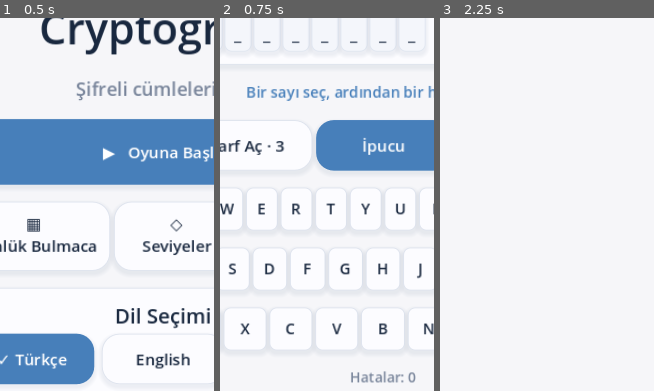
Above: before the commit, frames 1-3 (left to right).
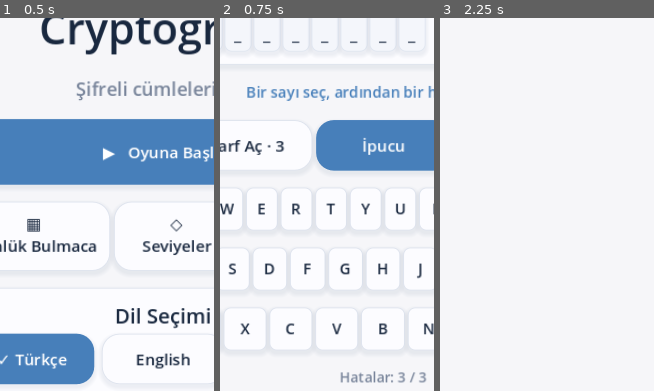
Above: after the commit, the same moments.

Repository: mehtapkirkgoz/cryptogram-mobile
Game: Godot game, scene res://scenes/main.tscn
Two runs of this game, one before a commit and one after it. Both use one fixed random seed, a clock stepped at 60 frames per second and the inputs below.
Inputs:
- Up to frame 1 (0.5 s): no input
- Up to frame 2 (0.75 s): click "▦ Günlük Bulmaca" at 0.5 s
- Up to frame 3 (2.25 s): click "‹" at 1.25 s; click "◇ Seviyeler" at 2 s
The pictures show only the part of the screen within x 12-62%, y 36-86%; the shares and areas given below are measured in that part.

Frame 1 is identical in both runs. In frame 2, 0.7% of the frame differs, in the area x 56-97%, y 94-98%; in frame 3, nothing differs.

Commit message:
Show hover numbers and limit later puzzles to three mistakes

Diff:
--- a/scripts/main.gd
+++ b/scripts/main.gd
@@ -183,9 +183,9 @@
 	session_key = "daily_" + Time.get_date_string_from_system() if daily else puzzle.id
 	game = CipherPuzzle.new()
 	var saved: Dictionary = Progress.state().sessions.get(session_key, {})
-	if not saved.has("schema") or int(saved.schema) != 2:
+	if not saved.has("schema") or int(saved.schema) != 3:
 		saved = {}
-	game.setup(puzzle.text, Languages.info().alphabet, saved, starter_hints(index))
+	game.setup(puzzle.text, Languages.info().alphabet, saved, starter_hints(index), mistake_limit(index))
 	message = tr_text("instruction")
 	show_game()
 
@@ -196,6 +196,9 @@
 
 func difficulty(index: int) -> String:
 	return [tr_text("easy"), "Orta", "Zor"][mini(index, 2)]
+
+func mistake_limit(index: int) -> int:
+	return 3 if daily or index > 0 else -1
 
 func persist() -> void:
 	Progress.state().sessions[session_key] = game.serialize()
@@ -247,12 +250,19 @@
 			var cell := Button.new()
 			var visible_guess := game.guess_for(cell_index)
 			cell.text = "%d\n%s" % [code, visible_guess if not visible_guess.is_empty() else "_"]
+			cell.tooltip_text = "Sayı: %d" % code
 			cell.custom_minimum_size = Vector2(29, 64)
 			cell.add_theme_font_size_override("font_size", 18)
 			var style := box(PALE if cell_index == game.selected else Color("f4f6fb"), BLUE if cell_index == game.selected else Color("e0e6f0"))
 			style.set_content_margin_all(2)
 			style.set_corner_radius_all(7)
 			cell.add_theme_stylebox_override("normal", style)
+			cell.add_theme_stylebox_override("hover", style)
+			cell.add_theme_stylebox_override("pressed", style)
+			cell.add_theme_stylebox_override("focus", style)
+			cell.add_theme_color_override("font_color", INK)
+			cell.add_theme_color_override("font_hover_color", INK)
+			cell.add_theme_color_override("font_pressed_color", INK)
 			cell.pressed.connect(func(): game.selected = cell_index; show_game())
 			letters.add_child(cell)
 			occurrence_index += 1
@@ -279,7 +289,10 @@
 				style.set_content_margin_all(1)
 				style.set_corner_radius_all(7)
 				key.add_theme_stylebox_override(state, style)
-	label_at(body, "%s: %d" % [tr_text("mistakes"), game.mistakes], 15, MUTED)
+	var mistake_text := "%s: %d" % [tr_text("mistakes"), game.mistakes]
+	if game.mistake_limit > 0:
+		mistake_text = "%s: %d / %d" % [tr_text("mistakes"), game.mistakes_left(), game.mistake_limit]
+	label_at(body, mistake_text, 15, MUTED)
 
 func enter(letter: String) -> void:
 	var previous := game.mistakes
--- a/scripts/puzzle.gd
+++ b/scripts/puzzle.gd
@@ -9,9 +9,10 @@
 var selected := 0
 var hints := 3
 var mistakes := 0
+var mistake_limit := -1
 var locked: Array = []
 
-func setup(text: String, alphabet: String, saved: Dictionary = {}, starter_hints: int = 0) -> void:
+func setup(text: String, alphabet: String, saved: Dictionary = {}, starter_hints: int = 0, limit: int = -1) -> void:
 	sentence = text
 	for letter in sentence:
 		if alphabet.contains(letter) and not numbers.has(letter):
@@ -25,6 +26,7 @@
 		guesses[int(key)] = saved.guesses[key]
 	hints = int(saved.get("hints", 3))
 	mistakes = int(saved.get("mistakes", 0))
+	mistake_limit = int(saved.get("mistake_limit", limit))
 	for key in saved.get("locked", []):
 		locked.append(int(key))
 	if saved.is_empty() and starter_hints > 0:
@@ -42,7 +44,7 @@
 	return str(guesses.get(index, ""))
 
 func enter(letter: String) -> String:
-	if locked.has(selected) or solved():
+	if locked.has(selected) or solved() or game_over():
 		return ""
 	var code: int = occurrences[selected].code
 	if answers.get(code) != letter:
@@ -51,6 +53,12 @@
 	guesses[selected] = letter
 	select_next()
 	return ""
+
+func game_over() -> bool:
+	return mistake_limit > 0 and mistakes >= mistake_limit
+
+func mistakes_left() -> int:
+	return -1 if mistake_limit < 0 else maxi(mistake_limit - mistakes, 0)
 
 func select_next() -> void:
 	for index in range(occurrences.size()):
@@ -88,4 +96,4 @@
 	return occurrences.size()
 
 func serialize() -> Dictionary:
-	return {"schema": 2, "guesses": guesses, "locked": locked, "hints": hints, "mistakes": mistakes}
+	return {"schema": 3, "guesses": guesses, "locked": locked, "hints": hints, "mistakes": mistakes, "mistake_limit": mistake_limit}
